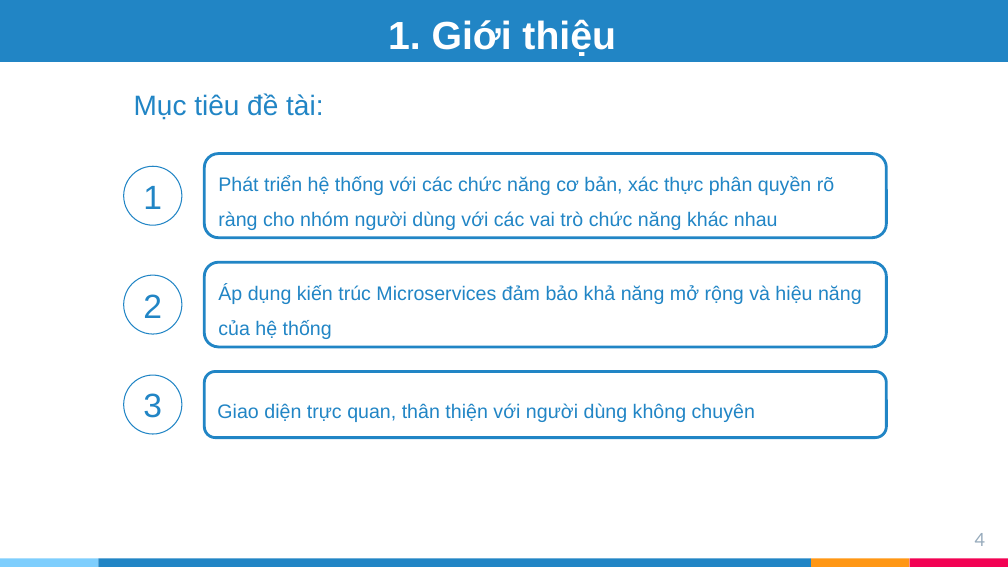
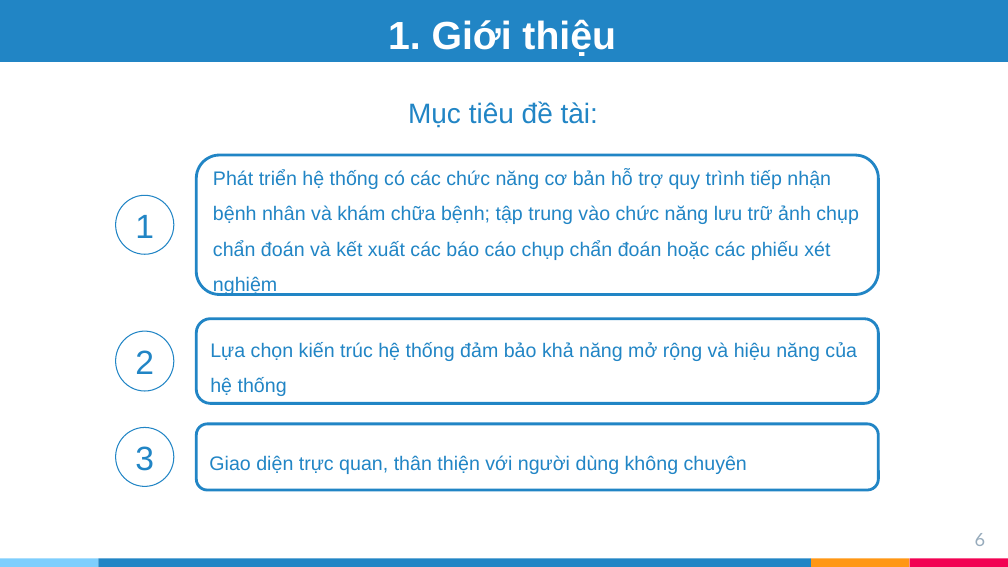
Before and after one commit to tranphuongthao2405/finalproject, a slide deck: slide 6 of report/slide ĐATN - Trần Phương Thảo - 20173383.pptx (slide 4 before the commit). Drawn at 1008x567 pixels with LibreOffice and Linux fonts; fonts in the diff are those of the drawing. Boxes give left, top, right and bottom in pixels: in the first picture for what was removed or moved away, otherwise in the second. Text is boxed around its words. In the diff, an @@ line names an element or a change of style, - is before the commit and + after.

```diff
--- a/report/slide ĐATN - Trần Phương Thảo - 20173383.pptx
+++ b/report/slide ĐATN - Trần Phương Thảo - 20173383.pptx
@@ text "Mục tiêu đề tài:": place and size @@
-text "Mục tiêu đề tài:" at [134, 93, 323, 120]
+text "Mục tiêu đề tài:" at [408, 102, 598, 128]
@@ rounded rectangle "Phát triển hệ thống có ...": place and size @@
-rounded rectangle "Phát triển hệ thống có ..." at [205, 153, 887, 237]
+rounded rectangle "Phát triển hệ thống có ..." at [197, 155, 879, 294]
@@ text in rounded rectangle at [213, 170, 859, 296]: text changed @@
-Phát triển hệ thống với các chức năng cơ bản, xác thực phân quyền rõ ràng cho nhóm người dùng với các vai trò chức năng khác nhau
+Phát triển hệ thống có các chức năng cơ bản hỗ trợ quy trình tiếp nhận bệnh nhân và khám chữa bệnh; tập trung vào chức năng lưu trữ ảnh chụp chẩn đoán và kết xuất các báo cáo chụp chẩn đoán hoặc các phiếu xét nghiệm
@@ ellipse "1": place and size @@
-ellipse "1" at [124, 166, 182, 225]
+ellipse "1" at [116, 196, 174, 254]
@@ rounded rectangle "Lựa chọn kiến trúc hệ ...": place and size @@
-rounded rectangle "Lựa chọn kiến trúc hệ ..." at [205, 262, 887, 347]
+rounded rectangle "Lựa chọn kiến trúc hệ ..." at [197, 319, 879, 403]
@@ ellipse "2": place and size @@
-ellipse "2" at [124, 275, 182, 334]
+ellipse "2" at [116, 332, 174, 391]
@@ text in rounded rectangle at [210, 342, 857, 396]: text changed @@
-Áp dụng kiến trúc Microservices đảm bảo khả năng mở rộng và hiệu năng của hệ thống
+Lựa chọn kiến trúc hệ thống đảm bảo khả năng mở rộng và hiệu năng của hệ thống
@@ ellipse "3": place and size @@
-ellipse "3" at [124, 375, 182, 433]
+ellipse "3" at [116, 427, 174, 486]
@@ rounded rectangle "Giao diện trực quan, thân ...": place and size @@
-rounded rectangle "Giao diện trực quan, thân ..." at [205, 372, 887, 438]
+rounded rectangle "Giao diện trực quan, thân ..." at [197, 424, 879, 491]
@@ page number at [975, 533, 986, 546]: text changed @@
-4
+6
```
Also in this commit, not shown: 9 other slides changed, 4 slides added, 2 slides removed, 1 other file.
